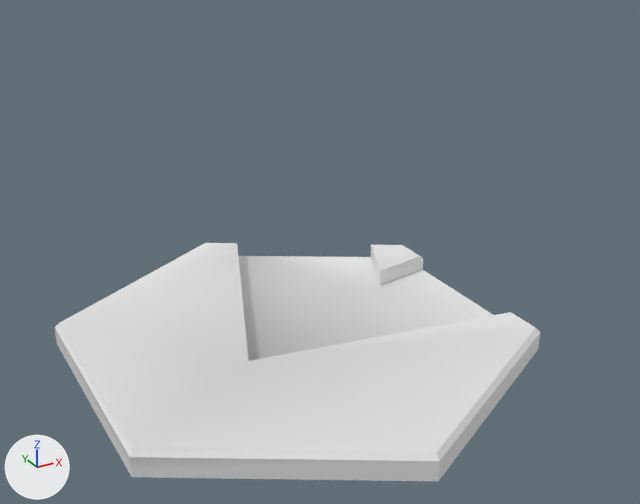
The FBX model Assets/_Project/Prefabs/HexTiles/Imports/HexTile4.fbx as it was, and as the next commit left it.
Camera for both pictures: a 50 mm camera at (-14.7, -28.7, 18.4) aimed at (1.5, 0.6, 3.7). Every picture has the same lights, and +X, +Y and +Z are marked at lower left. The picture after the commit comes second. Materials are left out; every surface is plain grey. Where no turn or scale is listed for an object, it has been applied to the vertices.

In view in the first picture: 'Terrain_01.002'.
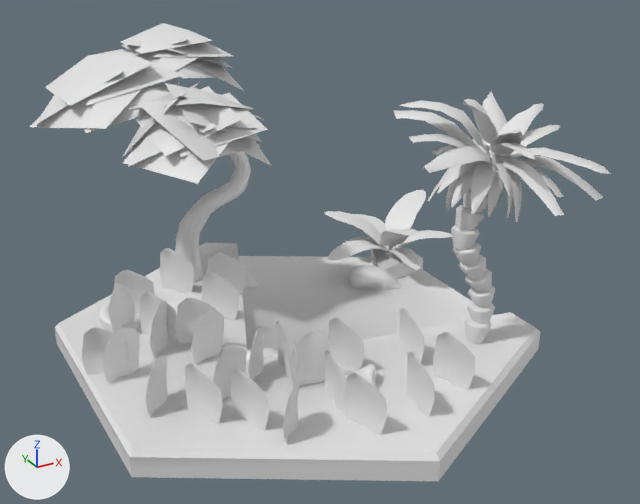
Commit message: Updated tiles

The change, as JSON lines over the scene's bpy script:
```json
{"op": "add", "block": "me_plane_261", "code": ["me_plane_261 = bpy.data.meshes.new('Plane.261')", "me_plane_261.from_pydata(...)  # 576 vertices, 360 faces; spans x -4.06..7.94, y -2.89..11.48, z -0.05..2.08"]}
{"op": "add", "block": "me_plane_255", "code": ["me_plane_255 = bpy.data.meshes.new('Plane.255')", "me_plane_255.from_pydata(...)  # 24 vertices, 15 faces; spans x -0.2..0.16, y -0.9..0.84, z -0.05..2.08"]}
{"op": "add", "block": "me_cube_053", "code": ["me_cube_053 = bpy.data.meshes.new('Cube.053')", "me_cube_053.from_pydata(...)  # 490 vertices, 671 faces; spans x -5.93..3.84, y -5.04..6.8, z -0.02..11.06"]}
{"op": "add", "block": "me_rock_004_low_014", "code": ["me_rock_004_low_014 = bpy.data.meshes.new('rock.004_low.014')", "me_rock_004_low_014.from_pydata(...)  # 1101 vertices, 1880 faces; spans x -7.5..6.49, y -0.8..12.78, z -2.12..0.93"]}
{"op": "add", "block": "me_cylinder_016", "code": ["me_cylinder_016 = bpy.data.meshes.new('Cylinder.016')", "me_cylinder_016.from_pydata(...)  # 967 vertices, 628 faces; spans x -3.9..3.85, y -4.05..3.78, z 0.0..10.05"]}
{"op": "add", "block": "me_plane_253", "code": ["me_plane_253 = bpy.data.meshes.new('Plane.253')", "me_plane_253.from_pydata(...)  # 328 vertices, 240 faces; spans x -3.76..3.18, y -3.38..3.94, z -0.01..2.29"]}
{"op": "add", "block": "ob_grass1_007", "code": ["ob_grass1_007 = bpy.data.objects.new('grass1.007', me_plane_261)", "ob_grass1_007.location = (-4.6, -5.37, 1.05)"]}
{"op": "add", "block": "ob_grass1_001", "code": ["ob_grass1_001 = bpy.data.objects.new('grass1.001', me_plane_255)", "ob_grass1_001.location = (-2.19, -3.45, 1.28)"]}
{"op": "add", "block": "ob_tree1", "code": ["ob_tree1 = bpy.data.objects.new('Tree1', me_cube_053)", "ob_tree1.location = (-1.96, 6.51, 0.71)"]}
{"op": "add", "block": "ob_rock3_004", "code": ["ob_rock3_004 = bpy.data.objects.new('rock3.004', me_rock_004_low_014)", "ob_rock3_004.location = (0.41, -5.31, 0.9)"]}
{"op": "add", "block": "ob_normalpalm2", "code": ["ob_normalpalm2 = bpy.data.objects.new('normalPalm2', me_cylinder_016)", "ob_normalpalm2.location = (5.67, -4.51, 1.0)"]}
{"op": "add", "block": "ob_plant1_003", "code": ["ob_plant1_003 = bpy.data.objects.new('plant1.003', me_plane_253)", "ob_plant1_003.location = (7.48, 4.56, 0.98)"]}
```

Pixel boxes (x1, y1, x2, y2) of what changed, in the pictures (640 x 504 px):
```json
{"object": "grass1.007", "change": "added", "after": [82, 248, 475, 444]}
{"object": "Tree1", "change": "added", "after": [30, 23, 272, 283]}
{"object": "normalPalm2", "change": "added", "after": [393, 91, 611, 344]}
{"object": "plant1.003", "change": "added", "after": [324, 190, 452, 270]}
{"object": "rock3.004", "change": "added", "after": [99, 265, 401, 390], "on screen": "mostly hidden"}
{"object": "grass1.001", "change": "added", "after": [276, 321, 299, 380]}
```
